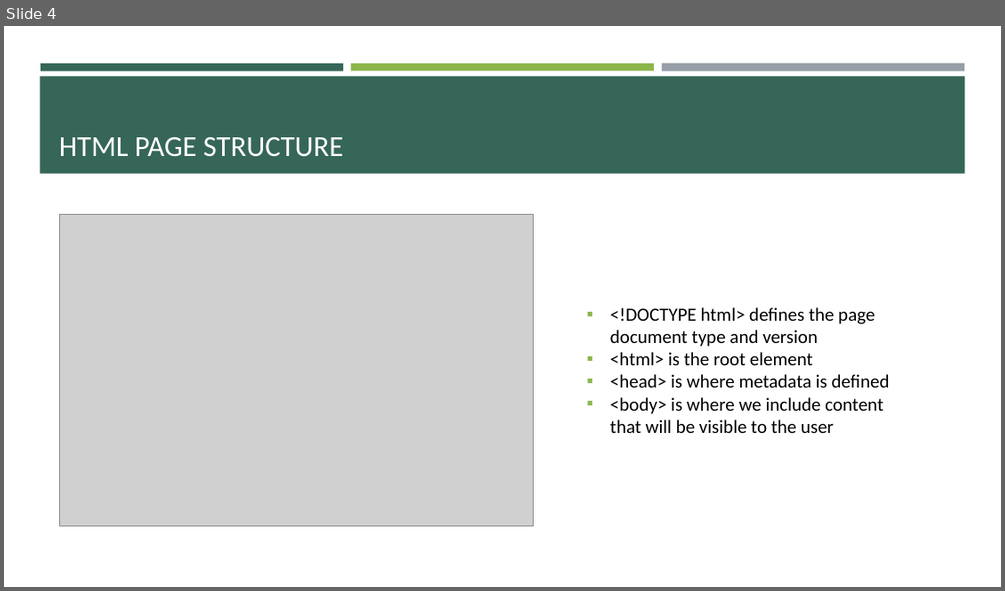
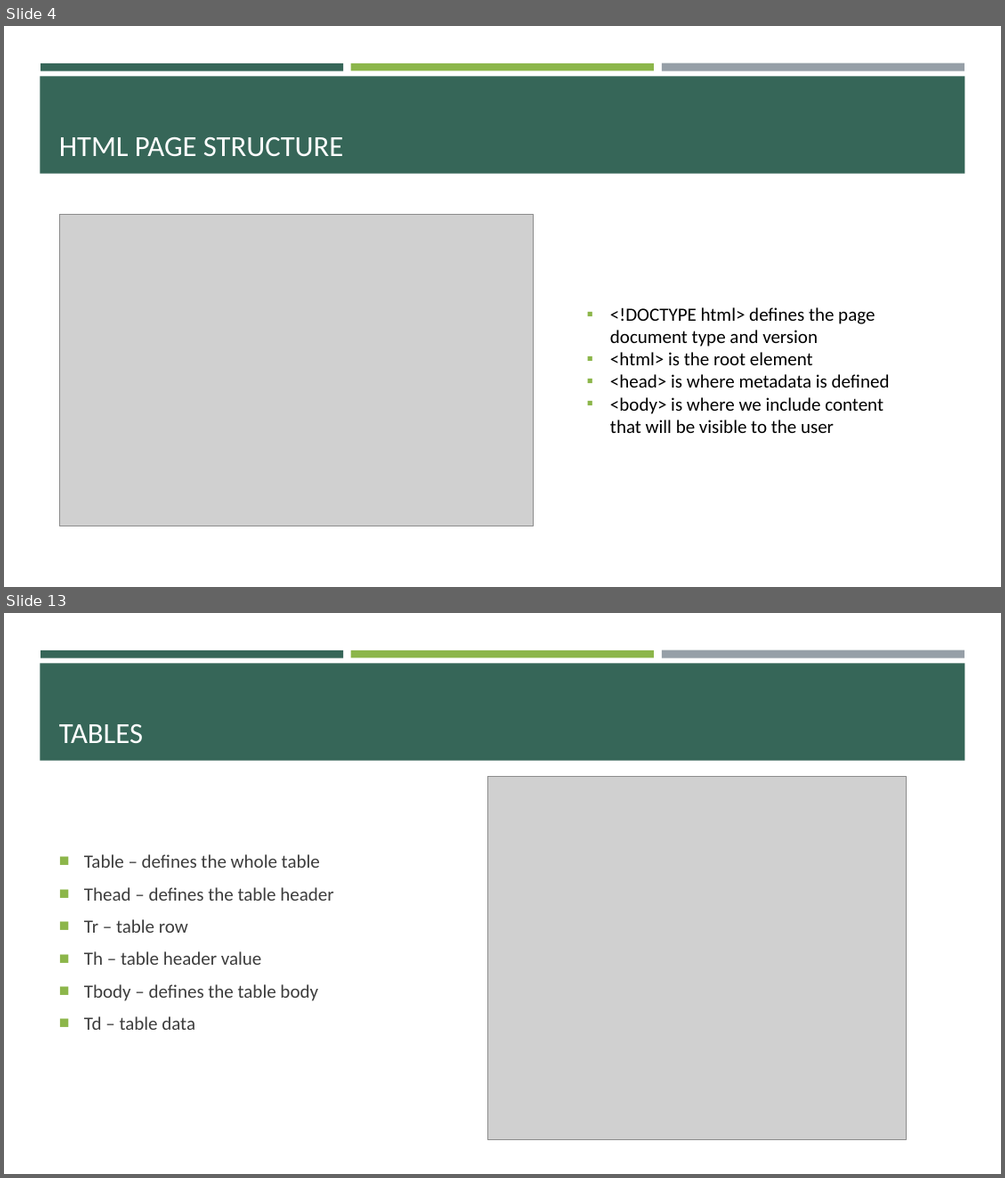
Before and after one commit to e-m-wilson/SNOW, a slide deck: Week_1/003-HTML_&_CSS/HTML-CSS.pptx. Shown one above the other, each under a label of ours: slide 4 before the commit, slides 4 and 13 after it; the slides between them are not shown. The pictures are 1005x591 and 1005x1178 pixels, drawn with LibreOffice and Linux fonts; fonts in the diff are those of the drawing; grey boxes stand for pictures. Boxes give left, top, right and bottom in pixels: in the first picture for what was removed or moved away, otherwise in the second. Text is boxed around its words. In the diff, an @@ line names an element or a change of style, - is before the commit and + after.

```diff
--- a/Week_1/003-HTML_&_CSS/HTML-CSS.pptx
+++ b/Week_1/003-HTML_&_CSS/HTML-CSS.pptx
@@ slide 13 added at (4,613,1001,1174), background #FFFFFF; not listed: 4 template elements that a slide beside it also shows @@
@@ title added at (59,724,143,743), 28 pt, text #FFFFFF @@
+TABLES
@@ picture added at (488,776,906,1140) @@
@@ text added at (84,854,333,1030), 18 pt, text #3D3D3D @@
+■ Table – defines the whole table
+■ Thead – defines the table header
+■ Tr – table row
+■ Th – table header value
+■ Tbody – defines the table body
+■ Td – table data
```
Also in this commit, not shown: 2 slides changed, 16 other slides added, 2 other files.
